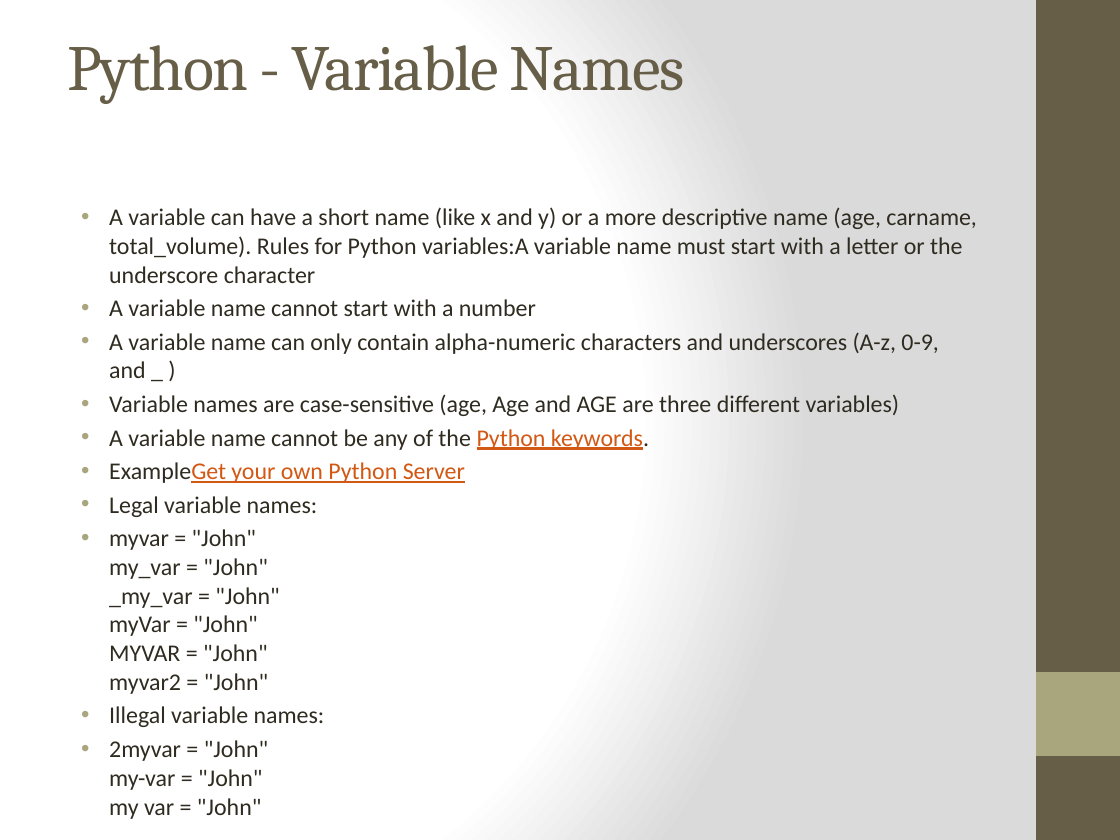
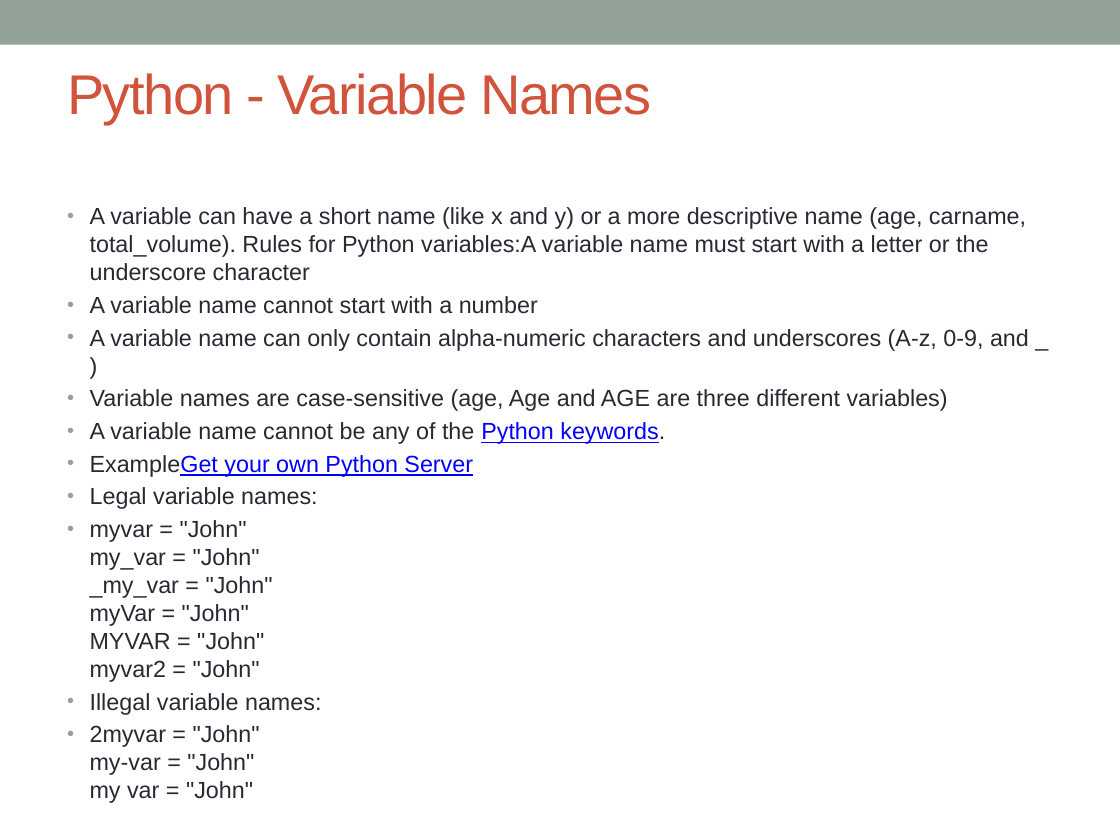
Before and after one commit to sudishkumar93/AWSclass, a slide deck: slide 7 of Phyton.pptx. Drawn at 1120x840 pixels with LibreOffice and Linux fonts; fonts in the diff are those of the drawing. Boxes give left, top, right and bottom in pixels: in the first picture for what was removed or moved away, otherwise in the second. Text is boxed around its words. In the diff, an @@ line names an element or a change of style, - is before the commit and + after.

```diff
--- a/Phyton.pptx
+++ b/Phyton.pptx
@@ background gradient #FFFFFF to #DADADA to #FFFFFF @@
@@ rectangle added at <box>0,0,1120,45</box>, fill #93A299 @@
@@ rectangle removed at <box>1036,0,1120,840</box> @@
@@ title "Python - Variable Names": place and size @@
-title "Python - Variable Names" at <box>67,45,685,104</box>
+title "Python - Variable Names" at <box>67,73,651,124</box>
@@ title "Python - Variable Names" at <box>67,73,651,124</box>: size 41.4 to 36 pt, font Cambria to Arial, text colour #675E47 to #D2533C @@
@@ text "A variable can have a ..." at <box>90,207,1029,803</box>: size 15.4 to 15 pt, font Calibri to Arial, text colour #2F2B20 to #292934; text colour #D25814 to #0000FF in "Python keywords.", "ExampleGet your own Python Server"; indent changed; bullet colour #A9A57C to #93A299 @@
@@ rectangle removed at <box>1036,672,1120,756</box> @@
```
Also in this commit, not shown: 22 other slides changed, 1 slide added.
